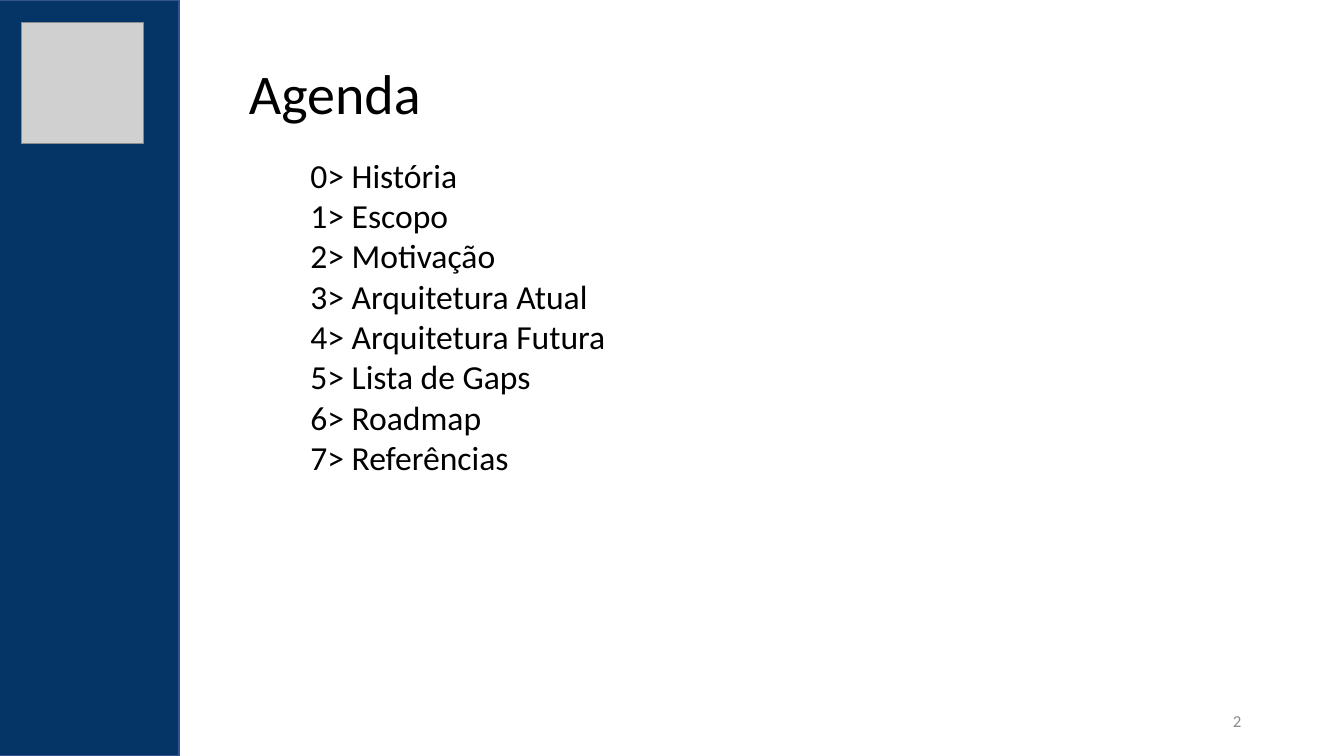
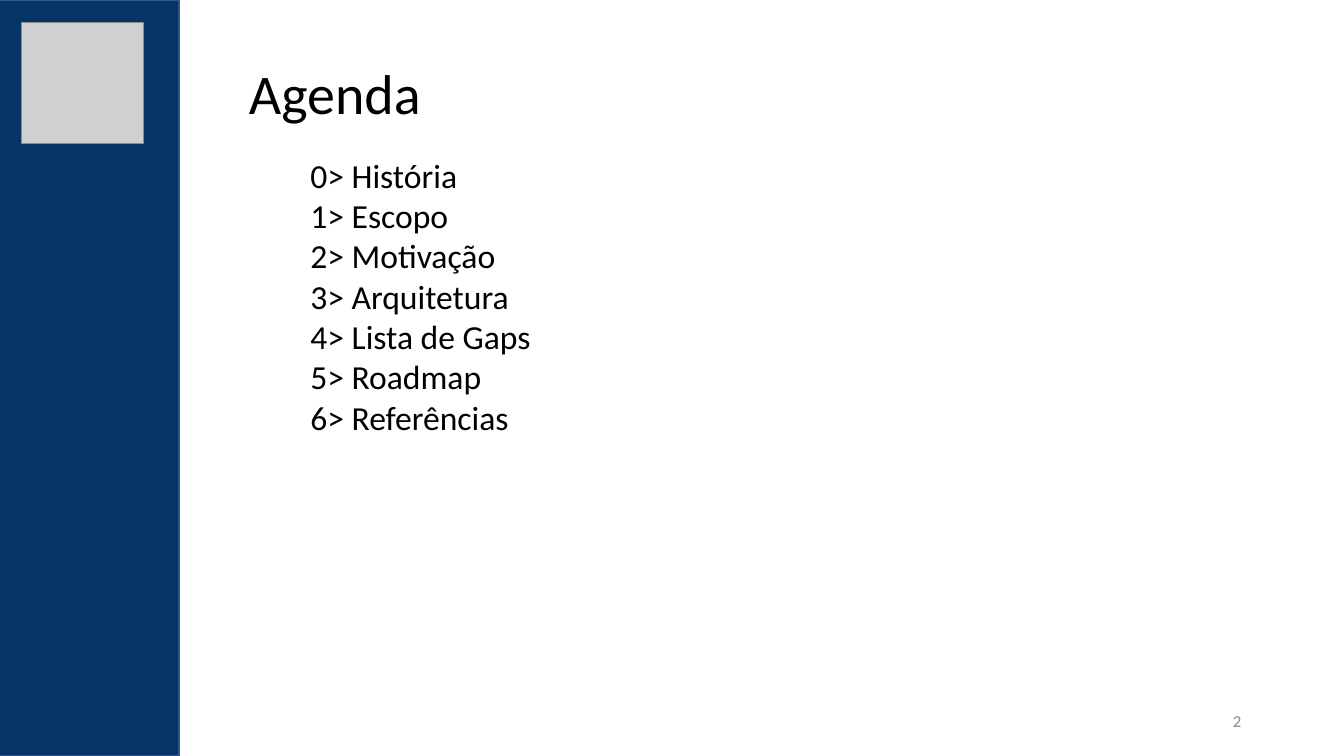
Before and after one commit to rodrigogermano/InfNetArquiteturaCorporativa, a slide deck: slide 2 of Apresentacao/PGPARQ01C1-2N-P1-projeto-final.pptx. Drawn at 1344x756 pixels with LibreOffice and Linux fonts; fonts in the diff are those of the drawing; grey boxes stand for pictures. Boxes give left, top, right and bottom in pixels: in the first picture for what was removed or moved away, otherwise in the second. Text is boxed around its words. In the diff, an @@ line names an element or a change of style, - is before the commit and + after.

```diff
--- a/Apresentacao/PGPARQ01C1-2N-P1-projeto-final.pptx
+++ b/Apresentacao/PGPARQ01C1-2N-P1-projeto-final.pptx
@@ text at (310, 286, 531, 431): text changed @@
-3> Arquitetura Atual
-4> Arquitetura Futura
-5> Lista de Gaps
-6> Roadmap
-7> Referências
+3> Arquitetura
+4> Lista de Gaps
+5> Roadmap
+6> Referências
```
Also in this commit, not shown: 6 other slides changed, 10 slides added, 2 other files.
